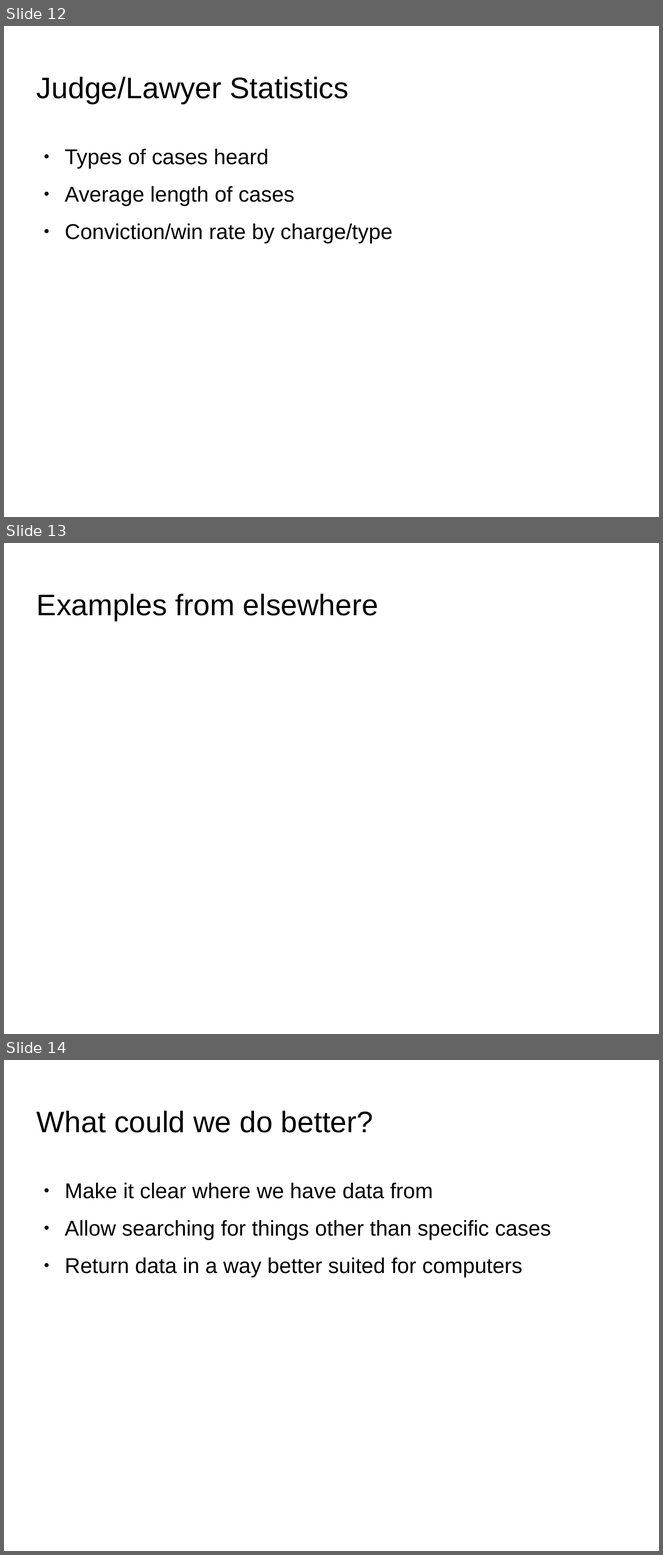
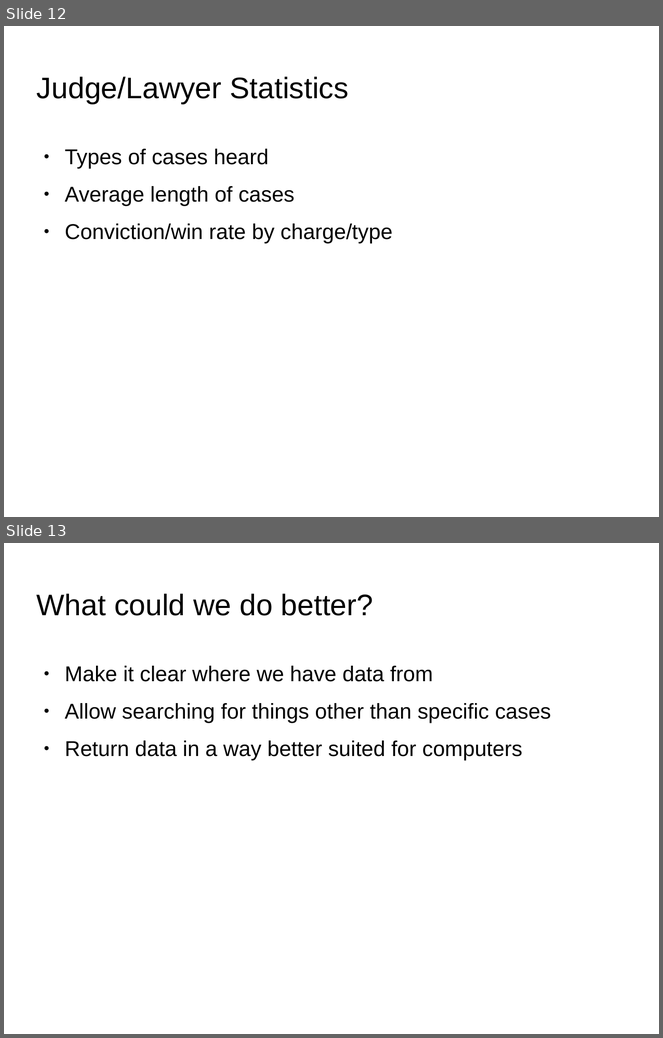
Before and after one commit to utecht/public_data, a slide deck: public_data.odp. Shown one above the other, each under a label of ours: slides 12, 13 and 14 before the commit, slides 12 and 13 after it. The pictures are 663x1555 and 663x1038 pixels, drawn with LibreOffice and Linux fonts; fonts in the diff are those of the drawing; background and template pictures are left out. Boxes give left, top, right and bottom in pixels: in the first picture for what was removed or moved away, otherwise in the second. Text is boxed around its words. In the diff, an @@ line names an element or a change of style, - is before the commit and + after.

```diff
--- a/public_data.odp
+++ b/public_data.odp
@@ slide 13 removed at [4, 543, 659, 1034], background picture (left out) @@
@@ title removed at [37, 593, 378, 621] @@
-Examples from elsewhere
@@ what was slide 14 is now slide 13 @@
```
Also in this commit, not shown: 4 slides changed.
